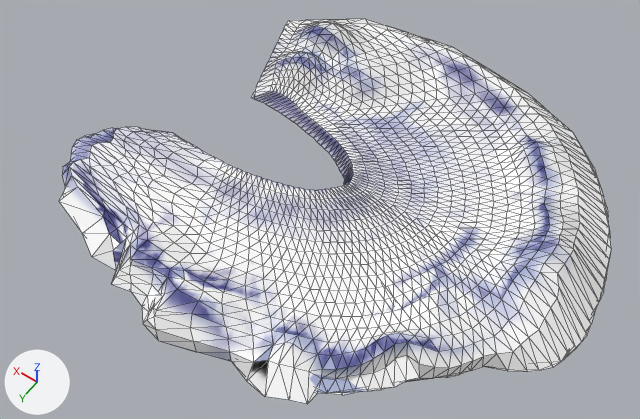
The glTF model mountain2/mountain2.gltf as it was, and as the next commit left it.
The view is the same before and after, from a camera (50 mm lens) standing at (-8.33, 9.01, 13.13) and looking at (-2.47, 0.82, 0.26). Every picture has the same lights, and +X, +Y and +Z are marked at lower left. Mesh edges are drawn as thin lines. Vertices at the same position are counted once.
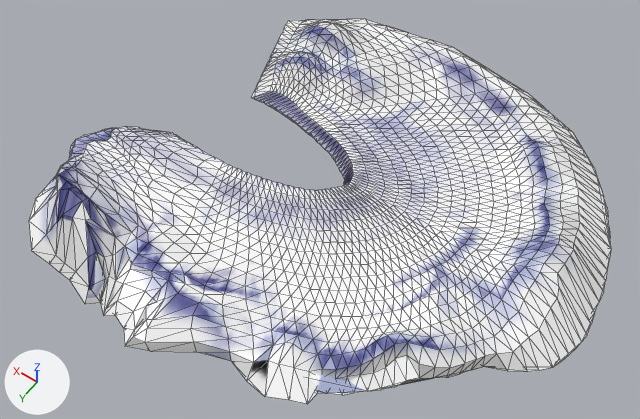
What differs and where, as boxes (x1, y1, x2, y2) in the pictures (640 x 419 px):
'Circle', reshaped: before (59, 19, 611, 404); after (29, 19, 611, 404)
part 1 of me_circle, built on: before (59, 90, 610, 393); after (29, 90, 611, 393)
part 2 of me_circle, surface changed: before (69, 138, 125, 208); after (67, 147, 131, 199)

Edits to the bpy script that builds the scene:
```text
Change me_circle:
    used by ob_circle; location = (0.0, 0.0, 0.0)
    remove me_circle.from_pydata(...)  # 1424 vertices, 2845 faces; spans x -7.59..2.62, y -4.71..4.62, z -0.17..1.11
    add me_circle.from_pydata(...)  # 1488 vertices, 2974 faces; spans x -7.59..2.64, y -4.71..5.04, z -0.02..1.51
    me_circle part 1
    14 vertices are removed from x -1.26..2.62, y 1.41..4.29, z -0.17..0.32
    195 faces are deleted
    4 vertices in x -1.82..-0.68, y 3.66..3.92, z 0.77..0.89 move by (0.01, 0.0, -0.14)
    3 vertices in x -6.44..-5.95, y 1.7..1.86, z 0.49..0.55 move by (-0.02, 0.0, 0.03)
    3 vertices in x -2.1..-1.39, y 3.62..3.79, z 0.71..0.79 move by (0.01, 0.0, -0.11)
    3 vertices in x -2.71..-2.2, y 3.11..3.82, z 0.44..0.51 move by (0.0, 0.0, -0.01)
    104 vertices move from x -6.35..2.58, y 1.36..4.62, z 0.0..0.93 to x -6.39..2.6, y 1.36..5.04, z 0.0..1.51
    78 vertices are added at x -1.26..2.64, y 0.89..4.75, z 0.0..1.39
    324 new faces join them
    me_circle part 2: 16 kept faces spanning x 0.47..1.69, y 1.73..3.61, z 0.31..1.48 get new texture (UV) coordinates
```
